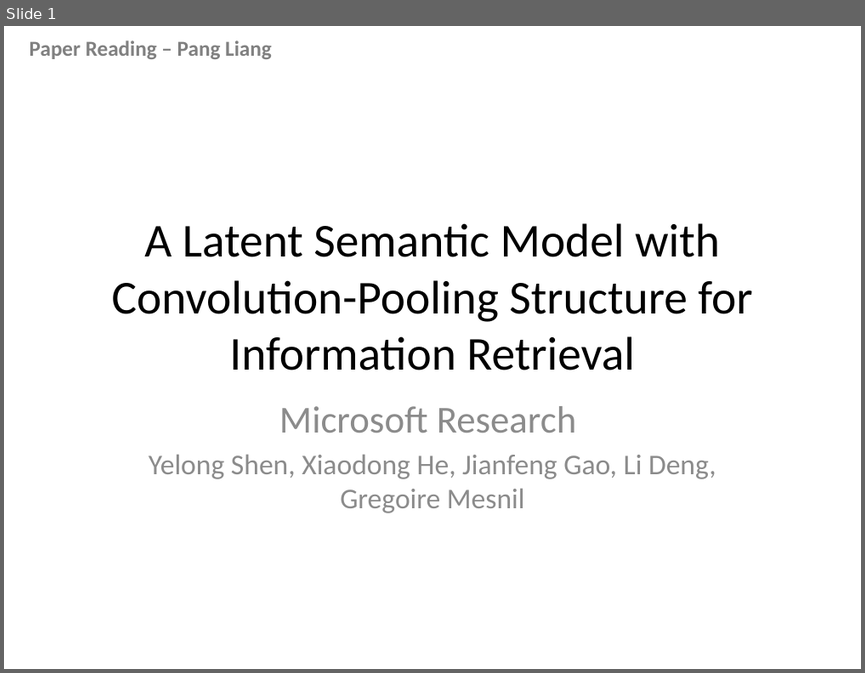
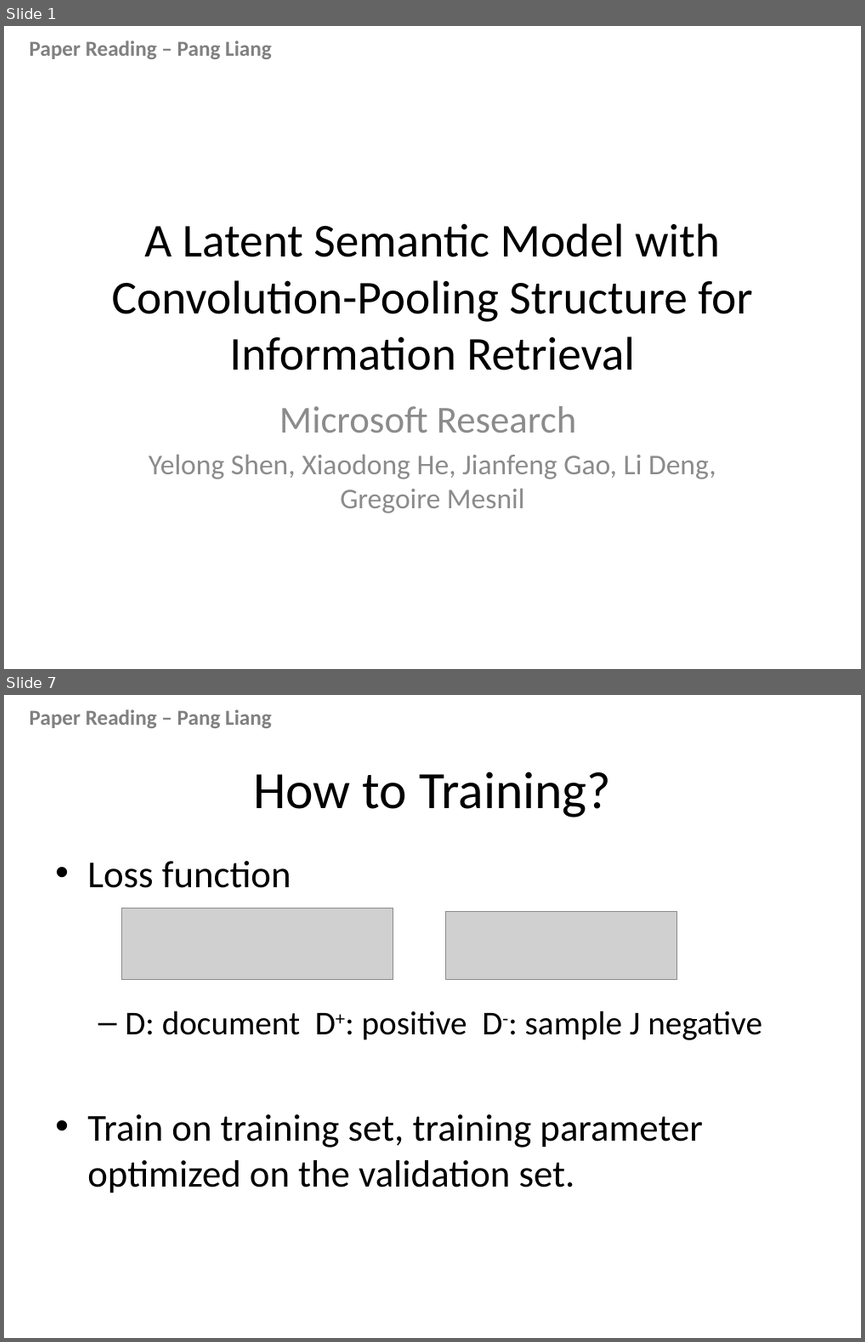
Before and after one commit to pl8787/exp_caffe, a slide deck: doc/Paper Reading.pptx. Shown one above the other, each under a label of ours: slide 1 before the commit, slides 1 and 7 after it; the slides between them are not shown. The pictures are 865x673 and 865x1342 pixels, drawn with LibreOffice and Linux fonts; fonts in the diff are those of the drawing; grey boxes stand for pictures. Boxes give left, top, right and bottom in pixels: in the first picture for what was removed or moved away, otherwise in the second. Text is boxed around its words. In the diff, an @@ line names an element or a change of style, - is before the commit and + after.

```diff
--- a/doc/Paper Reading.pptx
+++ b/doc/Paper Reading.pptx
@@ slide 7 added at bbox=[4, 695, 861, 1338], background #FFFFFF; not listed: 1 template element that a slide beside it also shows @@
@@ title added at bbox=[253, 771, 611, 817], 44 pt, text #000000 @@
+How to Training?
@@ text added at bbox=[87, 861, 762, 1193], 32 pt, text #000000 @@
+• Loss function
+  – D: document D+: positive D-: sample J negative
+• Train on training set, training parameter optimized on the validation set.
@@ picture added at bbox=[122, 908, 394, 980] @@
@@ picture added at bbox=[446, 911, 677, 980] @@
```
Also in this commit, not shown: 8 other slides added, 1 slide removed.
